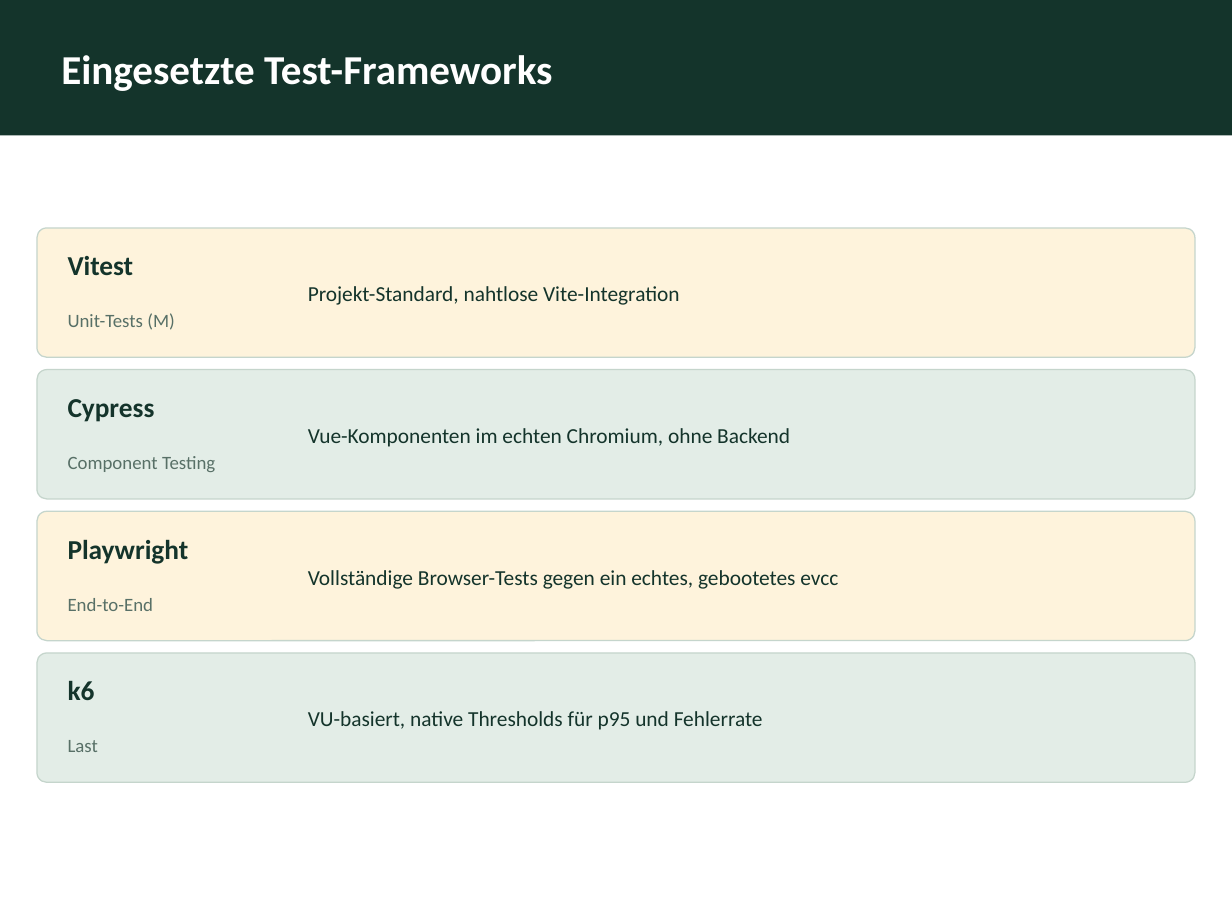
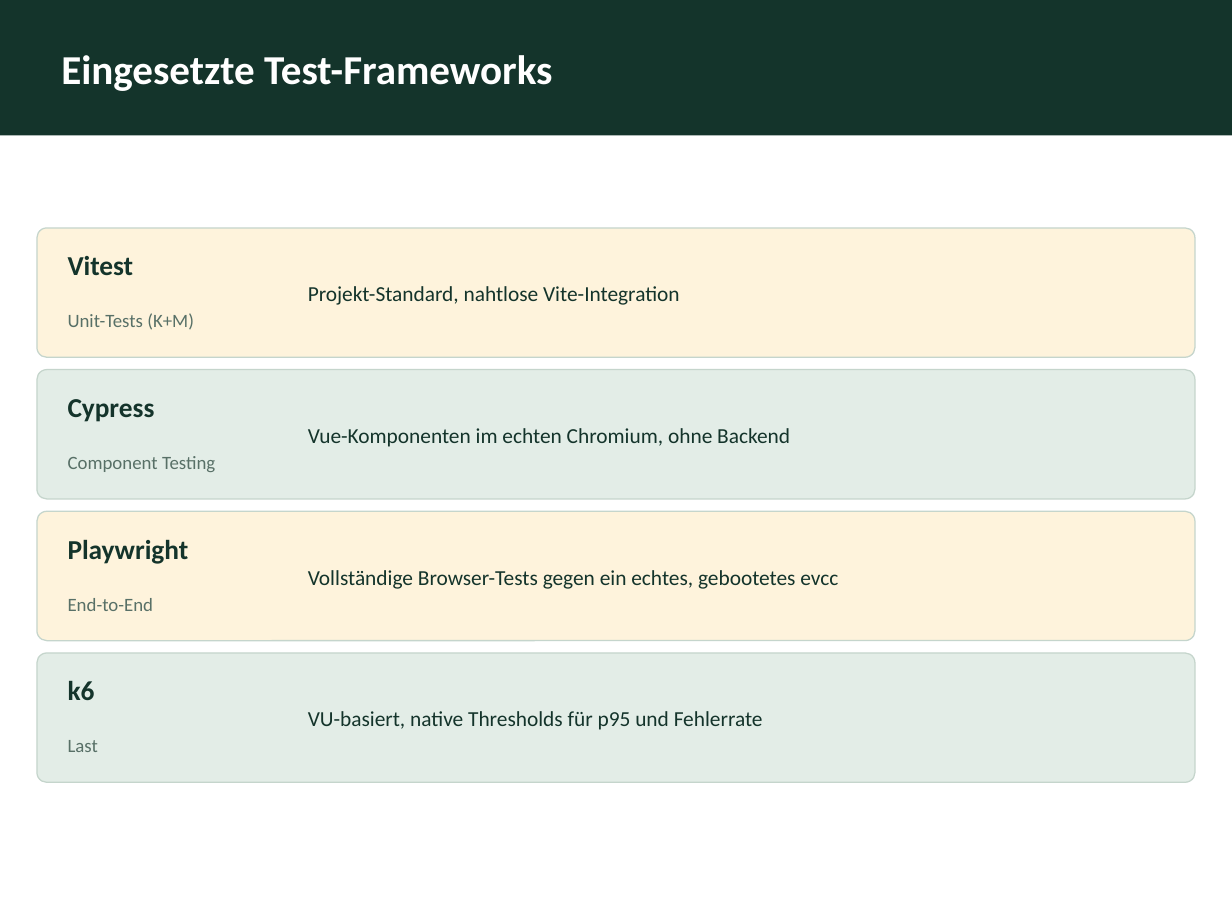
Before and after one commit to moserseb123/evcc, a slide deck: slide 3 of WAT4/kalt/PRESENTATION.pptx. Drawn at 1232x924 pixels with LibreOffice and Linux fonts; fonts in the diff are those of the drawing. Boxes give left, top, right and bottom in pixels: in the first picture for what was removed or moved away, otherwise in the second. Text is boxed around its words. In the diff, an @@ line names an element or a change of style, - is before the commit and + after.

```diff
--- a/WAT4/kalt/PRESENTATION.pptx
+++ b/WAT4/kalt/PRESENTATION.pptx
@@ text at [68,313,194,330]: text changed @@
-Unit-Tests (M)
+Unit-Tests (K+M)
```
Also in this commit, not shown: 9 other slides changed, 21 other files.
